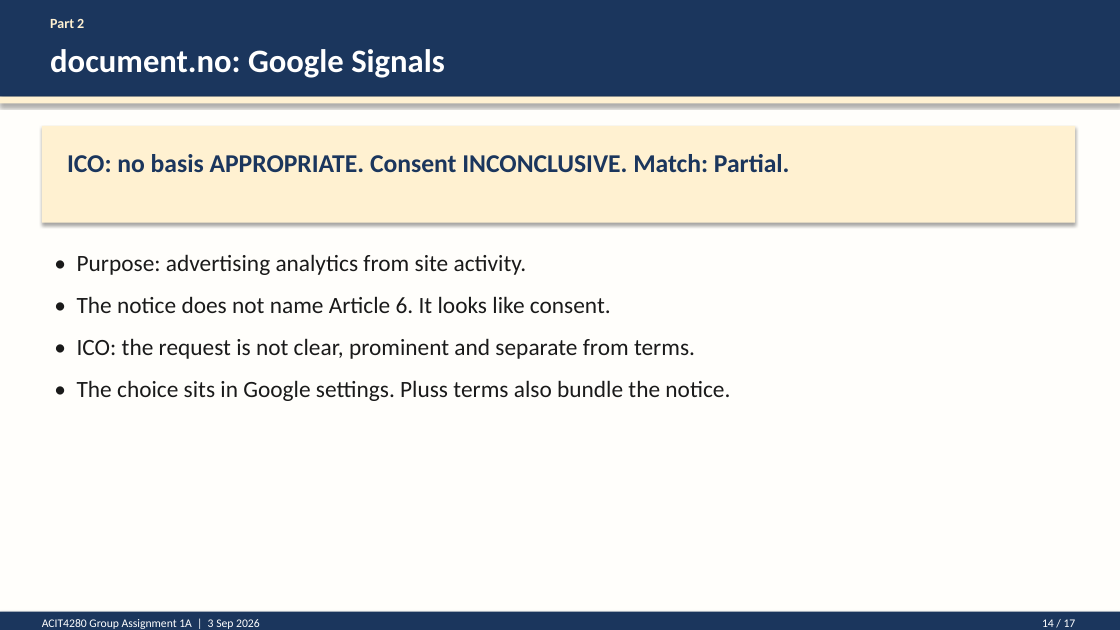
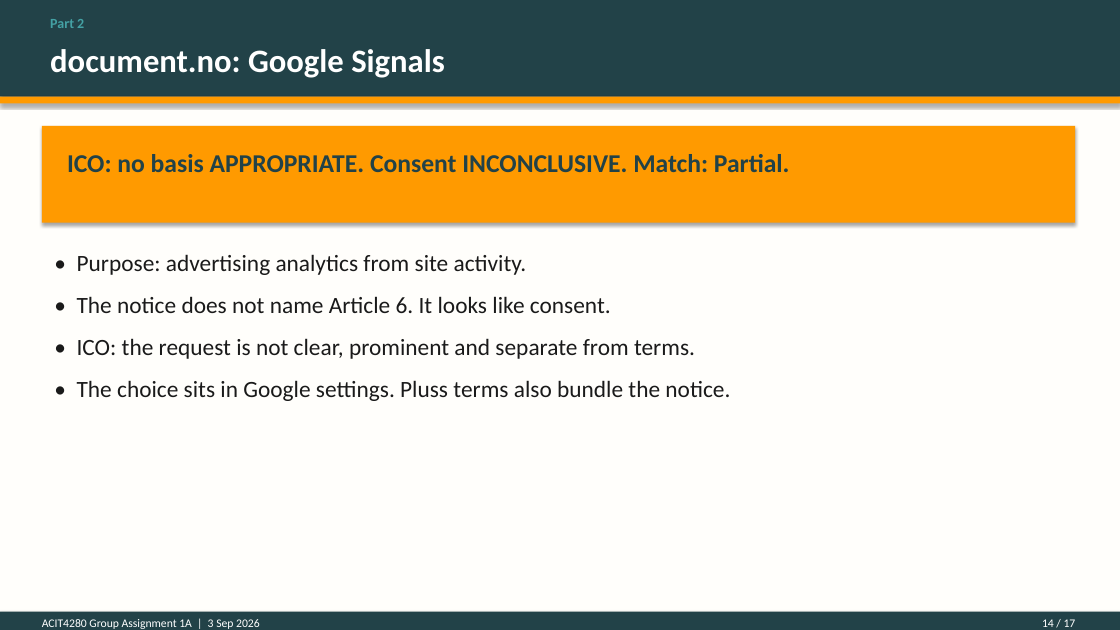
Before and after one commit to kasa031/Bacheloroppgave, a slide deck: slide 14 of ACIT4280_1A_presentation.pptx. Drawn at 1120x630 pixels with LibreOffice and Linux fonts; fonts in the diff are those of the drawing. Boxes give left, top, right and bottom in pixels: in the first picture for what was removed or moved away, otherwise in the second. Text is boxed around its words. In the diff, an @@ line names an element or a change of style, - is before the commit and + after.

```diff
--- a/ACIT4280_1A_presentation.pptx
+++ b/ACIT4280_1A_presentation.pptx
@@ rectangle at (0,0,1120,97): fill #1B365D to #224248 @@
@@ text "Part 2" at (50,19,84,28): text colour #FFF1D1 to #44A1A4 @@
@@ rectangle at (0,97,1120,103): fill #FFF1D1 to #FF9A00 @@
@@ rectangle at (42,126,1075,223): fill #FFF1D1 to #FF9A00 @@
@@ text "ICO: no basis APPROPRIATE. Consent ..." at (67,154,790,172): text colour #1B365D to #224248 @@
@@ rectangle at (0,612,1120,630): fill #1B365D to #224248 @@
```
Also in this commit, not shown: 16 other slides changed, 4 other files.
